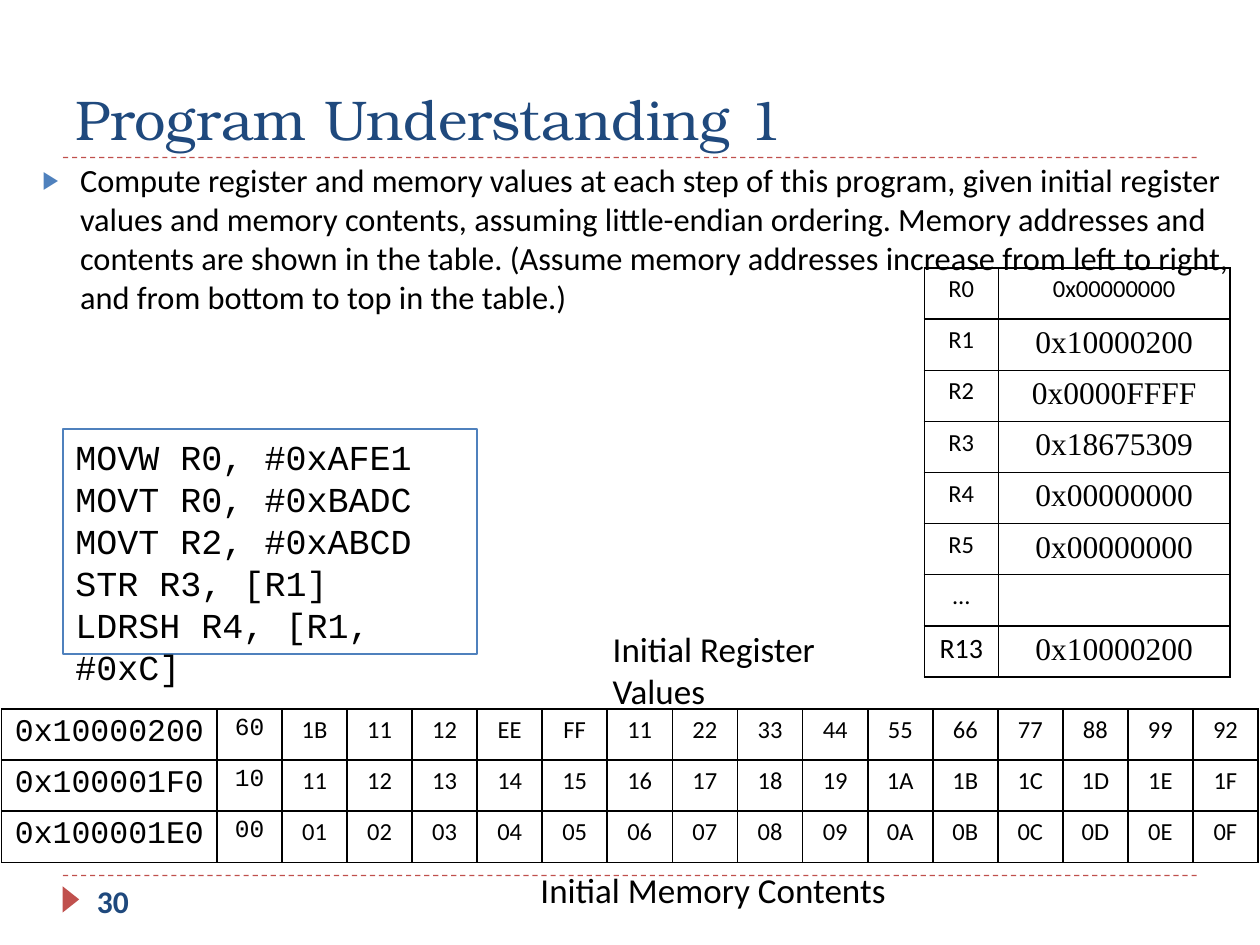
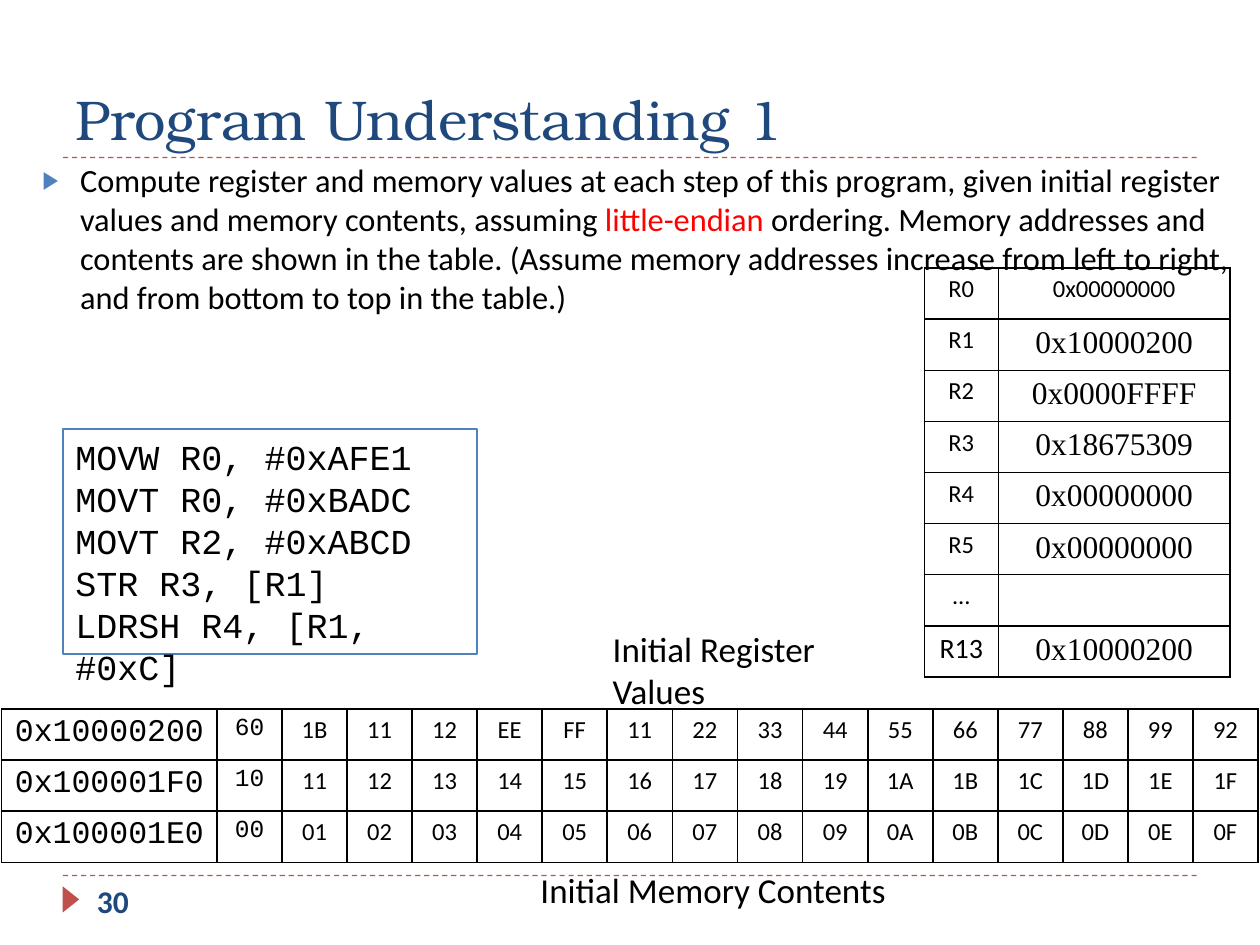
Before and after one commit to guhofstra/CSC111Fa26, a slide deck: slide 30 of PPTs/Ch5_ARM_Load_Store_Exercises_ANS.pptx. Drawn at 1260x945 pixels with LibreOffice and Linux fonts; fonts in the diff are those of the drawing. Boxes give left, top, right and bottom in pixels: in the first picture for what was removed or moved away, otherwise in the second. Text is boxed around its words. In the diff, an @@ line names an element or a change of style, - is before the commit and + after.

```diff
--- a/PPTs/Ch5_ARM_Load_Store_Exercises_ANS.pptx
+++ b/PPTs/Ch5_ARM_Load_Store_Exercises_ANS.pptx
@@ text "Compute register and memory values ..." at [80,169,1227,315]: text colour #000000 to #FF0000 in "little-endian" @@
```
Also in this commit, not shown: 7 other slides changed, 2 other files.
